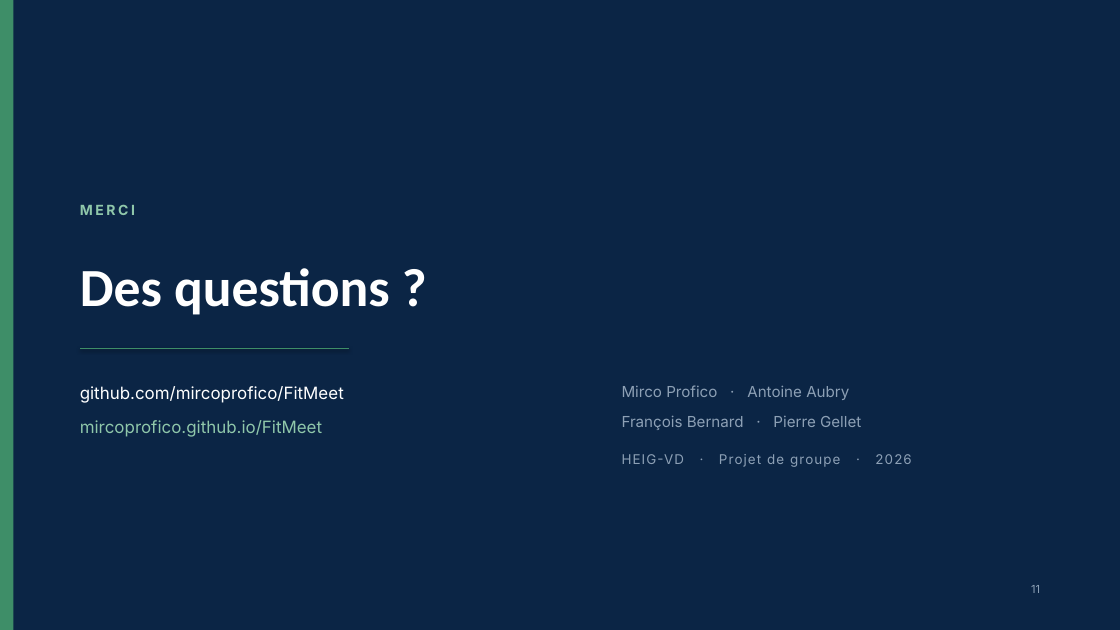
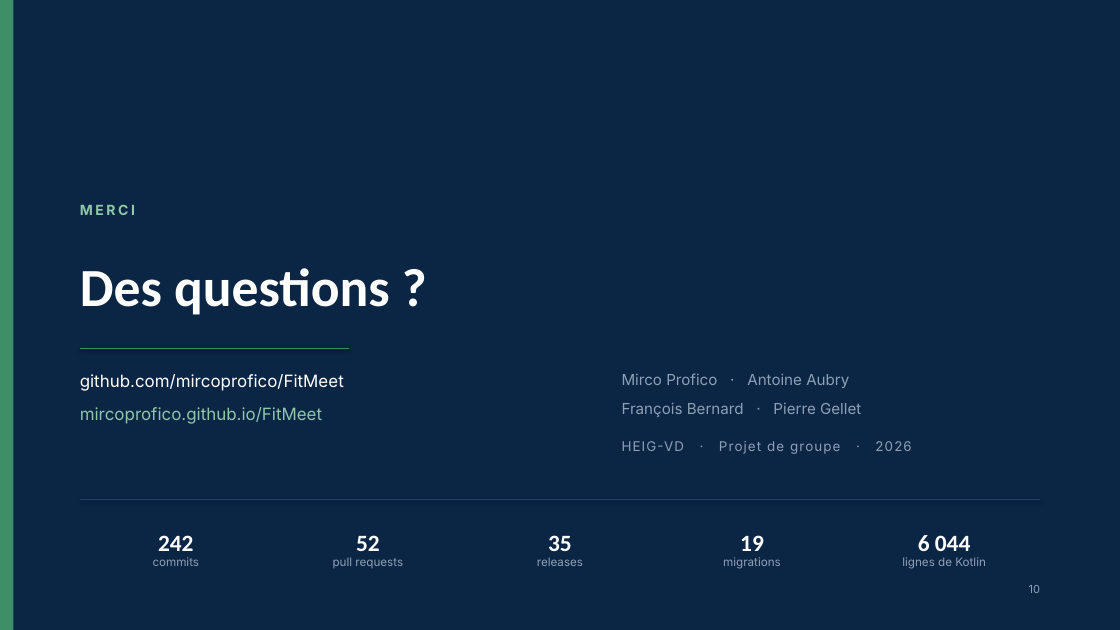
Before and after one commit to mircoprofico/FitMeet, a slide deck: slide 10 of docs/FitMeet-presentation.pptx (slide 11 before the commit). Drawn at 1120x630 pixels with LibreOffice and Linux fonts; fonts in the diff are those of the drawing. Boxes give left, top, right and bottom in pixels: in the first picture for what was removed or moved away, otherwise in the second. Text is boxed around its words. In the diff, an @@ line names an element or a change of style, - is before the commit and + after.

```diff
--- a/docs/FitMeet-presentation.pptx
+++ b/docs/FitMeet-presentation.pptx
@@ text "github.com/mircoprofico/FitMeet": place and size @@
-text "github.com/mircoprofico/FitMeet" at [80, 386, 344, 437]
+text "github.com/mircoprofico/FitMeet" at [80, 374, 344, 424]
@@ text "Mirco Profico · Antoine Aubry": place and size @@
-text "Mirco Profico · Antoine Aubry" at [622, 385, 911, 467]
+text "Mirco Profico · Antoine Aubry" at [622, 373, 911, 454]
@@ line added from (80, 500) to (1040, 500), #1C4270 1 pt @@
@@ text added at [158, 535, 193, 551], 20 pt, text #FFFFFF, bold @@
+242
@@ text added at [356, 535, 380, 551], 20 pt, text #FFFFFF, bold @@
+52
@@ text added at [548, 535, 572, 551], 20 pt, text #FFFFFF, bold @@
+35
@@ text added at [740, 535, 764, 551], 20 pt, text #FFFFFF, bold @@
+19
@@ text added at [918, 535, 970, 551], 20 pt, text #FFFFFF, bold @@
+6 044
@@ text added at [153, 557, 200, 566], 10 pt, text #8DA0B5 @@
+commits
@@ text added at [333, 557, 403, 568], 10 pt, text #8DA0B5 @@
+pull requests
@@ text added at [537, 557, 583, 566], 10 pt, text #8DA0B5 @@
+releases
@@ text added at [723, 557, 781, 569], 10 pt, text #8DA0B5 @@
+migrations
@@ text added at [902, 557, 986, 569], 10 pt, text #8DA0B5 @@
+lignes de Kotlin
@@ text at [1029, 585, 1040, 593]: text changed @@
-11
+10
```
Also in this commit, not shown: 1 other slide changed, 1 slide removed.
